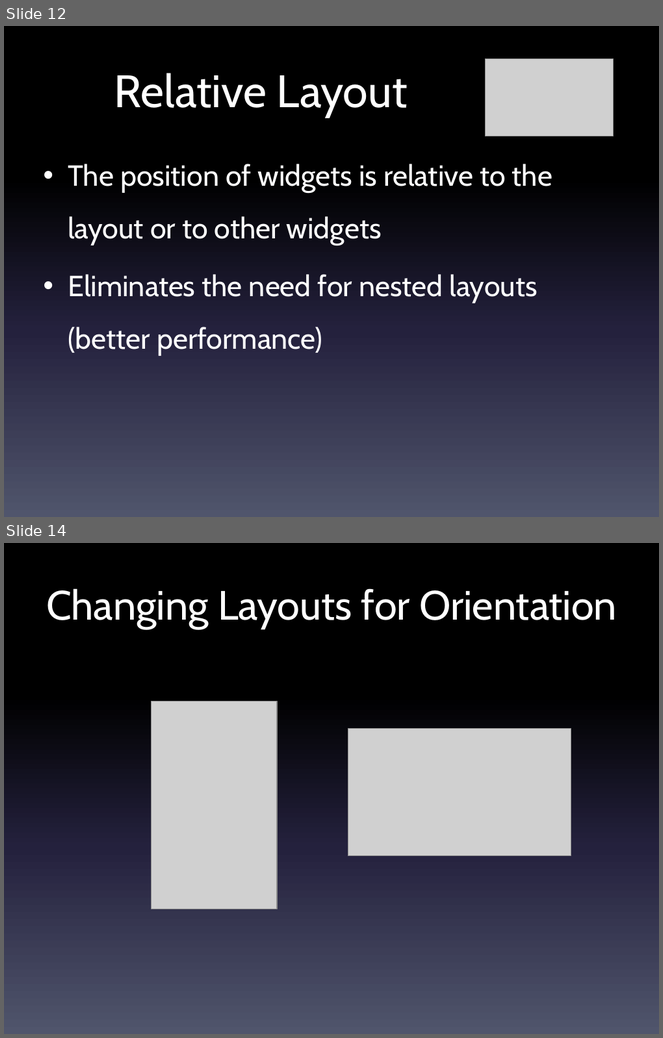
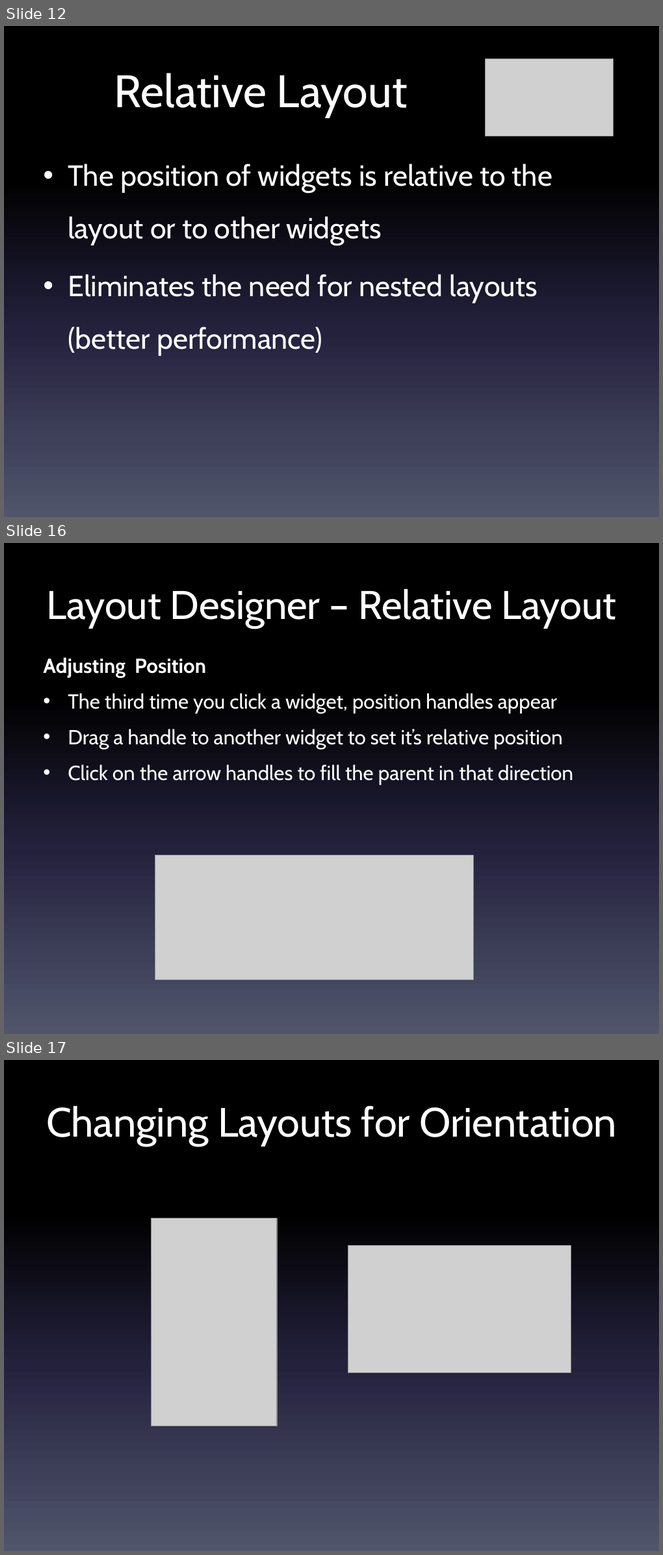
Before and after one commit to LCC-CIT/CS235AM-CourseMaterials, a slide deck: Slides/Wk4Day1-UI Layouts and Orientation.pptx. Shown one above the other, each under a label of ours: slides 12 and 14 before the commit, slides 12, 16 and 17 after it; the slides between them are not shown. The pictures are 663x1038 and 663x1555 pixels, drawn with LibreOffice and Linux fonts; fonts in the diff are those of the drawing; grey boxes stand for pictures. Boxes give left, top, right and bottom in pixels: in the first picture for what was removed or moved away, otherwise in the second. Text is boxed around its words. In the diff, an @@ line names an element or a change of style, - is before the commit and + after.

Commit message:
Added new layouts

```diff
--- a/Slides/Wk4Day1-UI Layouts and Orientation.pptx
+++ b/Slides/Wk4Day1-UI Layouts and Orientation.pptx
@@ slide 16 added at <box>4,543,659,1034</box>, background gradient #000000 to #24213E to #51566D @@
@@ title added at <box>46,589,616,628</box>, 44 pt, text #FFFFFF @@
+Layout Designer – Relative Layout
@@ text added at <box>43,657,573,785</box>, 22.4 pt, text #FFFFFF @@
+Adjusting Position
+• The third time you click a widget, position handles appear
+• Drag a handle to another widget to set it’s relative position
+• Click on the arrow handles to fill the parent in that direction
@@ picture added at <box>155,856,473,980</box> @@
@@ what was slide 14 is now slide 17 @@
```
Also in this commit, not shown: 2 slides changed, 2 other slides added.
